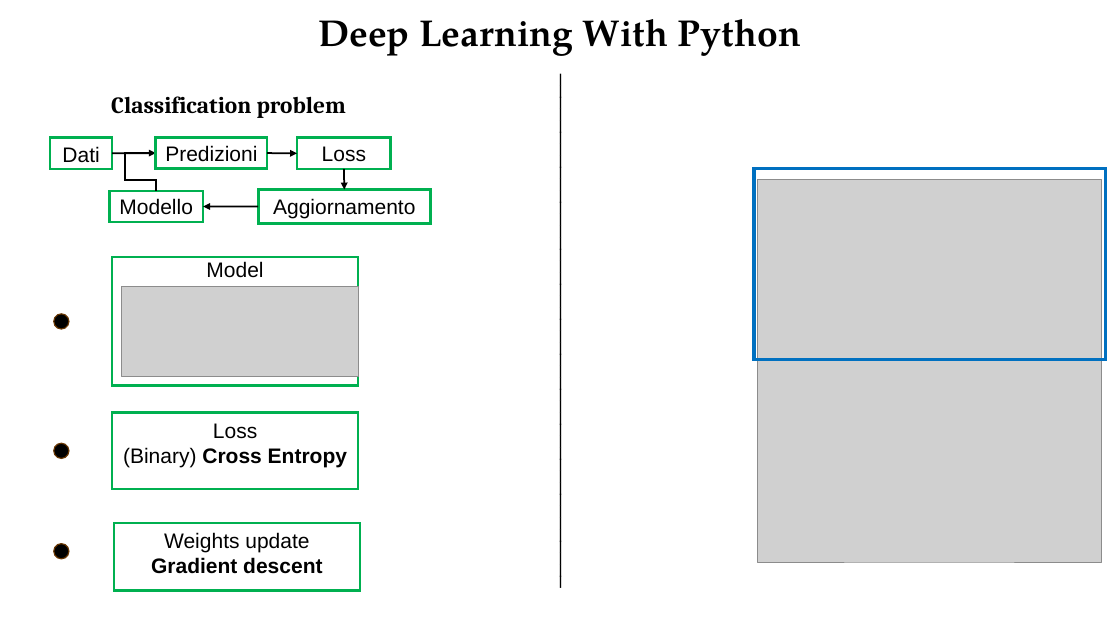
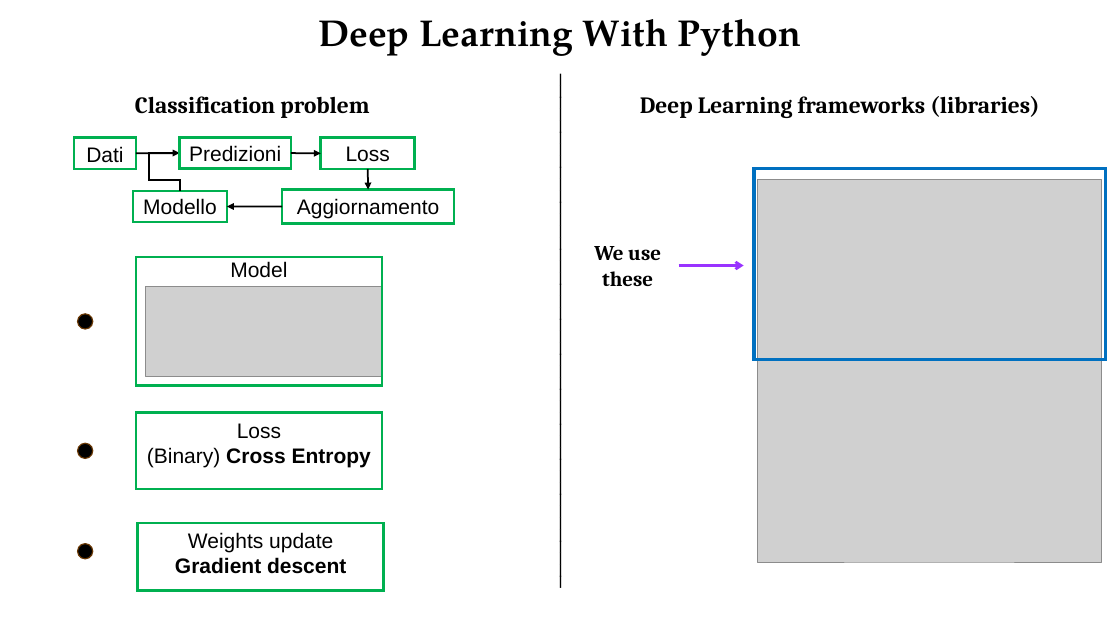
Before and after one commit to Nemenick/FCA_DeepNeuralNework-with-TensorFlow, a slide deck: slide 1 of _SNS_DeepNeuralNework with TensorFlow_lezione.pptx. Drawn at 1120x630 pixels with LibreOffice and Linux fonts; fonts in the diff are those of the drawing; grey boxes stand for pictures. Boxes give left, top, right and bottom in pixels: in the first picture for what was removed or moved away, otherwise in the second. Text is boxed around its words. In the diff, an @@ line names an element or a change of style, - is before the commit and + after.

```diff
--- a/_SNS_DeepNeuralNework with TensorFlow_lezione.pptx
+++ b/_SNS_DeepNeuralNework with TensorFlow_lezione.pptx
@@ text added at [640,96,1039,118], 20 pt, text #000000, bold @@
+Deep Learning frameworks (libraries)
@@ 8 rectangles, 3 arrows, 3 ellipses, 1 picture, 1 text, 1 line, 1 elbow arrow: place and size @@
-8 rectangles, 3 arrows, 3 ellipses, 1 picture, 1 text, 1 line, 1 elbow arrow at [50,96,430,591]
+8 rectangles, 3 arrows, 3 ellipses, 1 picture, 1 text, 1 line, 1 elbow arrow at [74,96,455,591]
@@ text added at [594,246,661,286], 18 pt, text #000000, bold @@
+We use these
@@ arrow added from (679, 266) to (744, 266), #9933FF 2.25 pt @@
```
Also in this commit, not shown: 3 other slides changed, 3 slides added, 1 slide removed, 2 other files.
